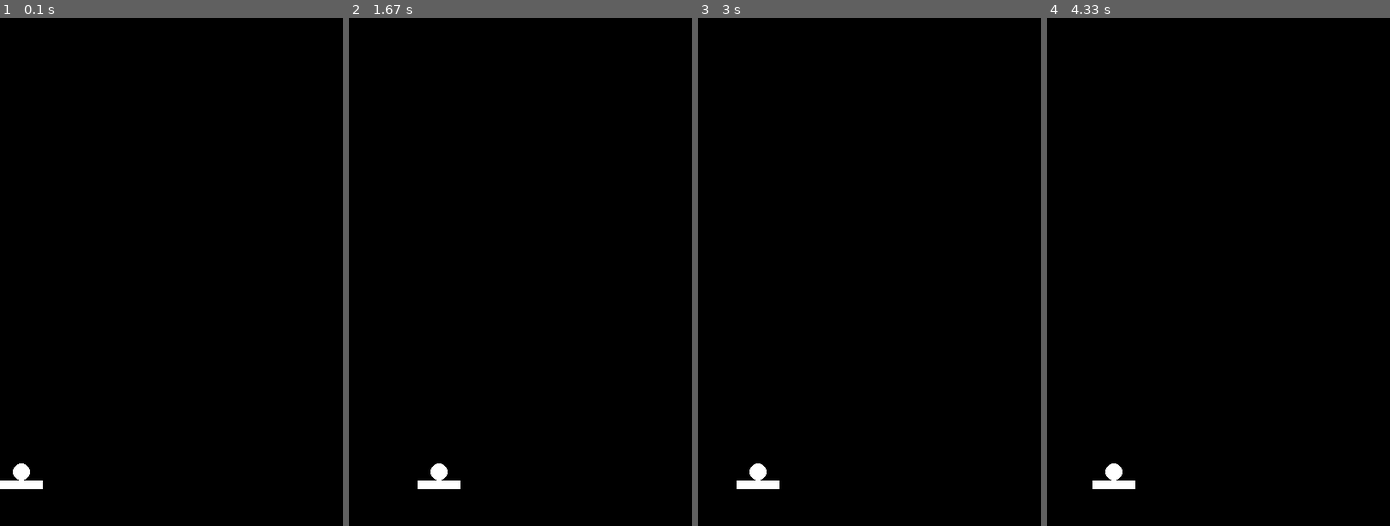
Above: before the commit, frames 1-4 (left to right).
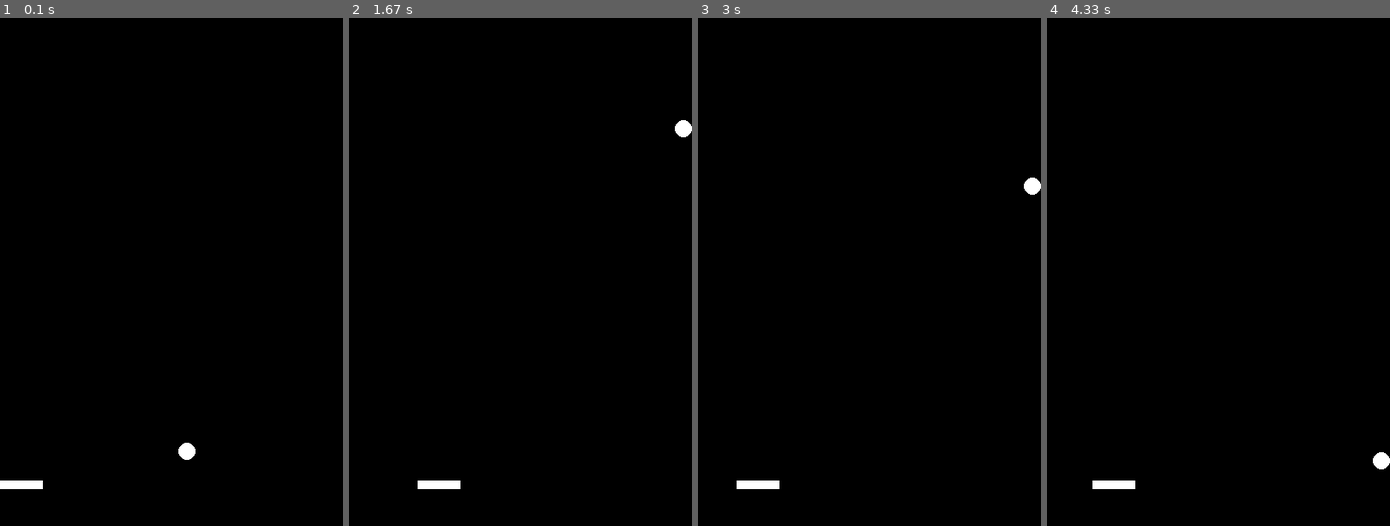
Above: after the commit, the same moments.

Repository: Vermee81/pygame-pingpong
Game: pygame game, started from main.py
Same seed, same stepped clock (60 frames per second), same inputs: the game is played once before the commit and once after it.
Inputs (mouse positions are in pixels of both pictures, inside the frame that each line leads up to):
- Up to frame 1 (0.1 s): no input
- Up to frame 2 (1.67 s): click (520, 272) at 0.38 s; click (554, 383) at 0.72 s; click (643, 449) at 1.05 s; click (438, 170) at 1.38 s
- Up to frame 3 (3 s): click (869, 332) at 1.72 s; click (821, 165) at 2.05 s; click (989, 404) at 2.38 s; click (759, 322) at 2.72 s
- Up to frame 4 (4.33 s): click (1119, 170) at 3.05 s; click (1136, 358) at 3.38 s; click (1341, 388) at 3.72 s; click (1115, 459) at 4.05 s

The runs differ from the first frame. In frame 1, 0.3% of the frame differs, in the area x 3-57%, y 83-92%; in frame 2, 0.3%; in frame 3, 0.3%; in frame 4, 0.3%.

Commit message:
ボールを動かす

Diff:
--- a/main.py
+++ b/main.py
@@ -26,6 +26,7 @@
     ball_rect = ball.get_rect()
     ball_rect.centerx = bar_rect.centerx  # ボールのxの初期位置は棒の中心に合わせる
     ball_rect.bottom = bar_rect.top  # ボールのyの初期位置は棒の上辺に合わせる
+    dx, dy = 3, -4  # ボールのx軸、y軸のスピード
 
     while True:
 
@@ -35,7 +36,12 @@
             0
         ]  # get_posでx座標とy座標のtupleが返ってくるので、tupleの最初の要素をとる
         bar_rect.clamp_ip(SCREEN)
-        ball_rect.centerx = bar_rect.centerx
+        ball_rect.move_ip(dx, dy)
+        if ball_rect.left < SCREEN.left or ball_rect.bottom > SCREEN.bottom:
+            dx = -dx
+        if ball_rect.top < SCREEN.top or ball_rect.bottom > SCREEN.bottom:
+            dy = -dy
+        ball_rect.clamp_ip(SCREEN)
 
         screen.blit(bar, bar_rect)
         screen.blit(ball, ball_rect)
